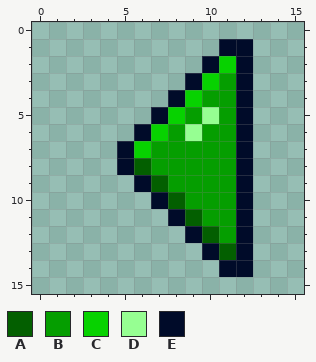
Pixel-art sprite -- frontend/public/assets/button/leftarrow.PNG. This is how it looked before the edit.
The file is 256x256 pixels, drawn in blocks of 16x16; one block is one cell here.
Palette (. is transparent): A #035f00  B #059e00  C #07d200  D #96ff92  E #000b29
Pixels before, first column x 5:
 1 ......EE
 2 .....ECE
 3 ....ECBE
 4 ...ECBBE
 5 ..ECBDBE
 6 .ECBDBBE
 7 ECBBBBBE
 8 EABBBBBE
 9 .EABBBBE
10 ..EABBBE
11 ...EABBE
12 ....EABE
13 .....EAE
14 ......EE
After the commit:
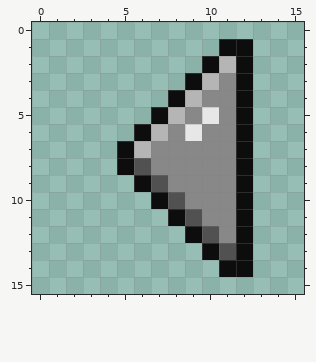
Changes in this commit:
colour A: #035f00 -> #515151
colour B: #059e00 -> #888888
colour C: #07d200 -> #b5b5b5
colour D: #96ff92 -> #e7e7e7
colour E: #000b29 -> #0d0d0d
